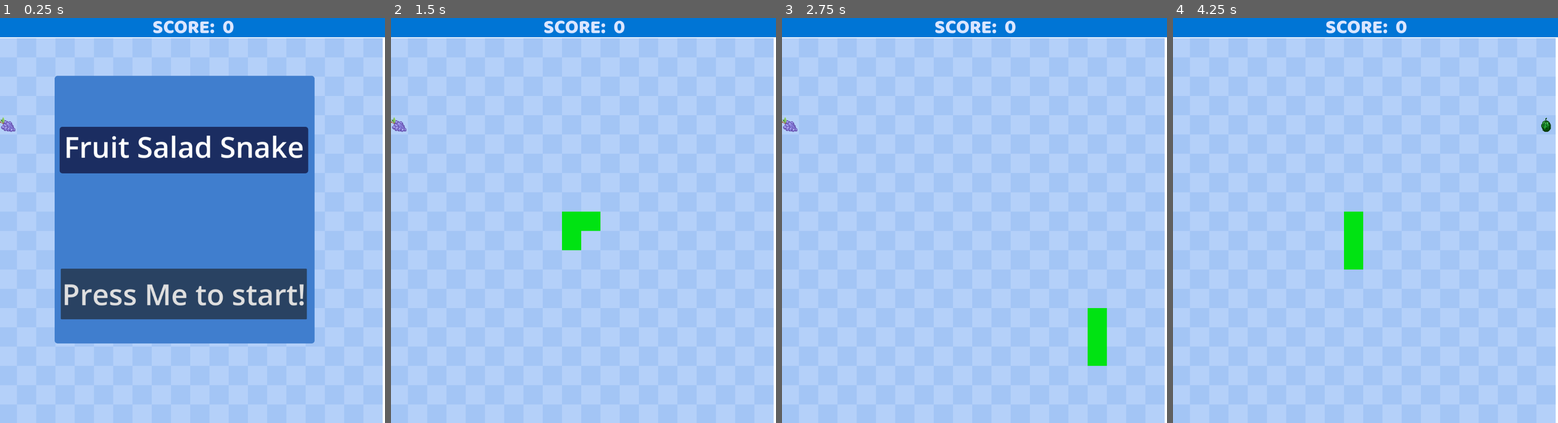
Above: before the commit, frames 1-4 (left to right).
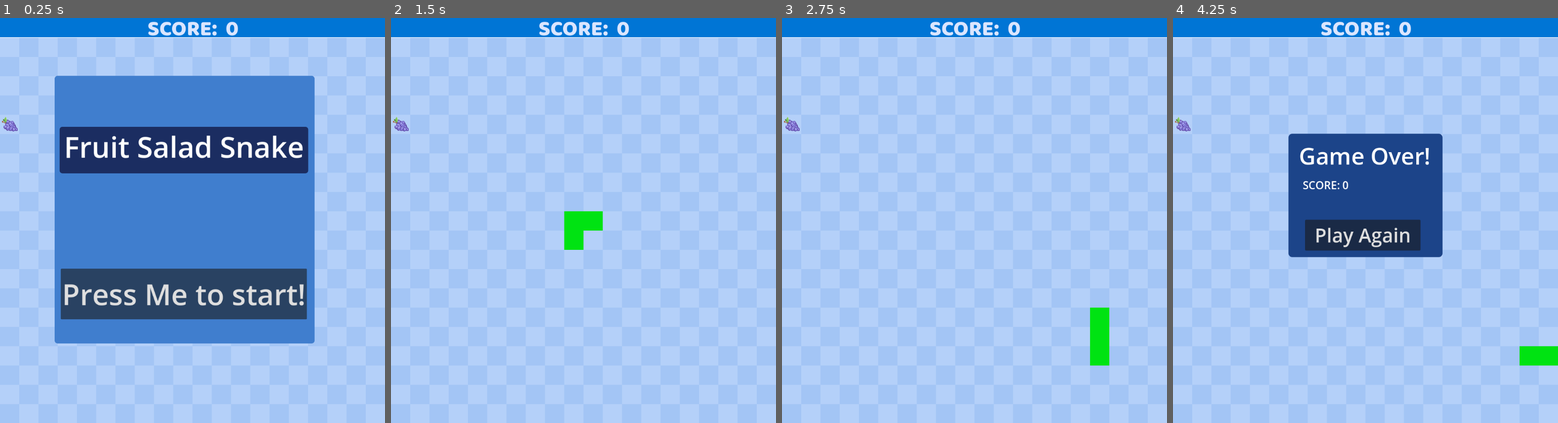
Above: after the commit, the same moments.

Repository: lll11233/snakeGame
Game: Godot game, scene res://scenes/main.tscn
Same seed, same stepped clock (60 frames per second), same inputs: the game is played once before the commit and once after it.
Inputs (mouse positions are in pixels of both pictures, inside the frame that each line leads up to):
- Up to frame 1 (0.25 s): no input
- Up to frame 2 (1.5 s): click "Press Me to start!" at 0.5 s; tap Enter at 1.25 s; hold D (move_right) from 1.28 s (still down); tap Alt at 1.35 s
- Up to frame 3 (2.75 s): release D (move_right) at 2.03 s; hold Down (move_down) from 2.03 s (still down); tap Shift at 2.1 s
- Up to frame 4 (4.25 s): release Down (move_down) at 2.78 s; hold D (move_right) 2.78-3.5 s; tap Alt at 2.85 s; click (1361, 236) at 3.5 s, where only the run before the commit has a clickable "Play Again"

The runs differ from the first frame. In frame 1, 1.3% of the frame differs, in the area x 0-100%, y 0-100%; in frame 2, 1.5%; in frame 3, 1.5%; in frame 4, 14%.

Commit message:
screen shakes

Diff:
--- a/main.gd
+++ b/main.gd
@@ -1,7 +1,7 @@
 extends Node
 
 @export var snakeScene : PackedScene
-
+@onready var camera_view = get_node("Camera2D")
 
 #game variables
 var score: int
@@ -24,8 +24,8 @@
 
 #var banana = "res://scenes/banana_scene.tscn"
 
-var banana_score: int
-var banana_item = fruit_scenes[4]
+#var banana_score: int
+#var banana_item = fruit_scenes[4]
 
 #grid variables
 var cells: int = 20
@@ -53,11 +53,12 @@
 	new_game()
 
 func new_game():
+	backgroundRight == true
 	get_tree().paused = false
 	get_tree().call_group("segments", "queue_free")
 	$GameOverMenu.hide()
 	score = 0
-	banana_score = 0 ## this is interesting, scores don't align
+	#banana_score = 0 ## this is interesting, scores don't align
 	$HUD.get_node("scoreLabel").text = "SCORE:  " + str(score)
 	move_direction = up
 	can_move = true
@@ -78,14 +79,16 @@
 	add_child(SnakeSegment)
 	snake.append(SnakeSegment)
 
+var backgroundRight: bool
 func _process(delta):
 	move_snake()
-	if $backgroundTheme.playing == false:
+	if $backgroundTheme.playing == false :
 		$backgroundTheme.play()
+	#el:
+		#$backgroundTheme.stop()
 
 func move_snake():
 	if can_move:
-
 		if Input.is_action_just_pressed("move_down") and move_direction != up:
 			move_direction = down
 			can_move = false
@@ -116,7 +119,6 @@
 	#allow snake movement
 	can_move = true
 	#use the snake's previous position to move the segments
-
 	old_data = [] + snake_data
 	snake_data[0] += move_direction
 	for i in range(len(snake_data)):
@@ -134,31 +136,21 @@
 func check_self_eaten():
 	for i in range(1, len(snake_data)):
 		if snake_data[0] == snake_data[1]:
-			#shake()
 			end_game()
 func end_game():
+	backgroundRight == false
+	$endSound.play()
+	camera_view.apply_shake()
+	$MoveTimer.stop()
+	await get_tree().create_timer(1).timeout
 	$GameOverMenu.get_node("endResult").text = "SCORE: " + str(score)
-	$GameOverMenu.get_node("bananaResult").text = "BANANA SCORE: " + str(banana_score)
+	#$GameOverMenu.get_node("bananaResult").text = "BANANA SCORE: " + str(banana_score)
 	$GameOverMenu.show()
-	$MoveTimer.stop()
 	game_started = false
 	get_tree().paused = true
 
-#var shake_strength = 5
-#var shake_time = 0.2
-#
-#func shake():
-	#var tween = create_tween()
-	#for i in 10:
-		#tween.tween_property(self, "offset", Vector2(randf()*shake_strength, randf()*shake_strength), shake_time/10 )
-	#tween.tween_property(self, "offset", Vector2.ZERO, shake_time/10)
-	#
-
-	#var t = create_tween()
-	#t.tween_property(self,"scale", Vector2(1.5, 1.5), 0.1)
-	#t.tween_property(self,"modulate:a", 0.0,0.1)
-	#await t.finished
-	#queue_free()
+
+
 
 func move_food():
 	while regen_food:
@@ -192,12 +184,14 @@
 		$HUD.get_node("scoreLabel").text = "SCORE: " + str(score)
 		add_segment(old_data[-1])
 		move_food()
+	#if snake_data[0] == food_pos and FruitScene[4]:
+		#banana_score += 1
 	if score == 2:
 		$HUD.get_node("scoreLabel").text = "You've eaten your two serves of fruit!"
-	if banana_score == 50:
-		$HUD.get_node("scoreLabel").text = "You've eaten 50 bananas resulting which is dental x-ray dose of radiation!"
-
-
+	#if banana_score == 50:
+		#$HUD.get_node("scoreLabel").text = "You've eaten 50 bananas resulting which is dental x-ray dose of radiation!"
+#
+#
 
 func _on_game_over_menu_restart():
 	new_game()
--- a/scenes/HUD.tscn
+++ b/scenes/HUD.tscn
@@ -19,6 +19,6 @@
 offset_bottom = 62.0
 theme_override_colors/font_color = Color(0.857325, 0.899607, 1, 1)
 theme_override_fonts/font = ExtResource("1_k5de2")
-theme_override_font_sizes/font_size = 50
+theme_override_font_sizes/font_size = 56
 text = "Score:     "
 horizontal_alignment = 1
--- a/scenes/camera_2d.gd
+++ b/scenes/camera_2d.gd
@@ -1,28 +1,20 @@
 extends Camera2D
-@export var shake_strength := 8.0
-@export var shake_duration := 0.15
-var shake_time := 0.0
-var original_position := 0.15
 
-#
-#func shake():
-	#shake_time = shake_duration
-	#
-#
-## Called when the node enters the scene tree for the first time.
-#func _ready() -> void:
-	#original_position = position
-#
-#
-#
-## Called every frame. 'delta' is the elapsed time since the previous frame.
-#func _process(delta):
-	#if shake_time > 0:
-		#shake_time -= delta
-		#position = original_position + Vector2(
-			#randf_range(-shake_strength, shake_strength),
-			#randf_range(-shake_strength, shake_strength)
-		#)
-	#else:
-		#position = original_position
-	### there is a problem with the camera shake - find an actual tutorial that teaches this
+@export var randomStrength: float = 20.0
+@export var shakeFade: float = 5.0
+
+var rng = RandomNumberGenerator.new()
+
+var shake_strength: float = 0.0
+
+
+func apply_shake():
+	shake_strength = randomStrength
+
+func _process(delta):
+	if shake_strength > 0:
+		shake_strength = lerpf(shake_strength,0,shakeFade *delta)
+		offset = randomOffset()
+
+func randomOffset() -> Vector2:
+	return  Vector2(rng.randf_range(-shake_strength,shake_strength),rng.randf_range(-shake_strength,shake_strength))
--- a/scenes/game_over_menu.tscn
+++ b/scenes/game_over_menu.tscn
@@ -57,6 +57,7 @@
 text = "Score: "
 
 [node name="bananaResult" type="Label" parent="."]
+visible = false
 anchors_preset = -1
 anchor_left = 0.375
 anchor_top = 0.456
--- a/scenes/main.tscn
+++ b/scenes/main.tscn
@@ -10,6 +10,7 @@
 [ext_resource type="AudioStream" uid="uid://osdte227s11l" path="res://assets/04_Fruit_Salad.wav" id="8_tipki"]
 [ext_resource type="AudioStream" uid="uid://c6qqwv851i6m7" path="res://assets/crunch.mp3" id="9_85g3d"]
 [ext_resource type="Script" uid="uid://bn3v7txbrfy8x" path="res://scenes/camera_2d.gd" id="10_choun"]
+[ext_resource type="AudioStream" uid="uid://dwrkg0u3f2ls5" path="res://assets/gameOverSound.mp3" id="11_ya4ey"]
 
 [sub_resource type="CanvasTexture" id="CanvasTexture_85g3d"]
 
@@ -52,6 +53,7 @@
 stream = ExtResource("8_tipki")
 volume_db = -7.924
 autoplay = true
+mix_target = 1
 
 [node name="soundEffect" type="AudioStreamPlayer" parent="."]
 stream = ExtResource("9_85g3d")
@@ -60,11 +62,16 @@
 max_polyphony = 2
 
 [node name="Camera2D" type="Camera2D" parent="."]
-position = Vector2(506, 523)
+position = Vector2(500, 524)
 position_smoothing_enabled = true
 rotation_smoothing_enabled = true
 script = ExtResource("10_choun")
 
+[node name="endSound" type="AudioStreamPlayer" parent="."]
+stream = ExtResource("11_ya4ey")
+volume_db = 1.0
+mix_target = 2
+
 [connection signal="timeout" from="MoveTimer" to="." method="_on_move_timer_timeout"]
 [connection signal="restart" from="GameOverMenu" to="." method="_on_game_over_menu_restart"]
 [connection signal="new" from="StartMenu" to="." method="_on_start_menu_new"]
Binary file removed: assets/checkerBack.jpg
Not shown, removed: assets/checkerBack.jpg.import
Not shown, added: assets/gameOverSound.mp3.import
Not shown: 1 places in scenes/main.tscn that only renumber resources
Not shown, added: assets/gameOverSound.mp3
